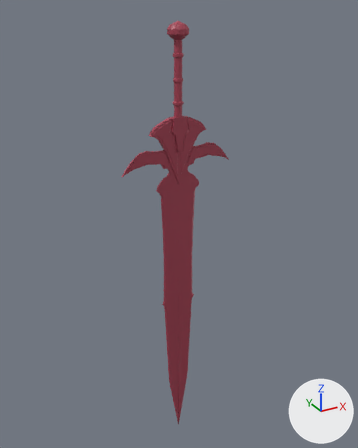
An edit to the Blender file Chillmourne/bootleg_frostmourne.blend, drawn before and after from the same camera.
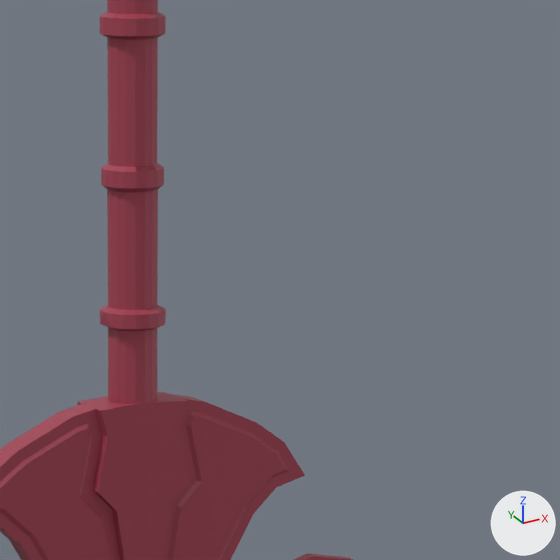
The first picture shows the older version from a 50 mm lens placed at (-9.22, -16.83, 7.67), pointed at (0.35, 0.56, -1.03). The close-ups show both versions on the part from 44% to 69% of the width and 11% to 32% of the height of that picture; other places that the commit changed are outside them. The lights are fixed; the arrows at lower right show +X, +Y and +Z.

Before the edit, the objects in view are built like this:
```python
me_cube = bpy.data.meshes.new('Cube')
me_cube.from_pydata(...)  # 528 vertices, 397 faces, 44 loose edges; spans x 0.0..2.4, y -0.2..0.0, z -11.9..3.8
me_cube.materials.append(mat_material)  # red #a54053
me_cube_001 = bpy.data.meshes.new('Cube.001')
me_cube_001.from_pydata(...)  # 248 vertices, 209 faces, 1 loose edge; spans x -0.07..0.4, y -0.4..0.0, z -0.01..3.42
me_cube_001.materials.append(mat_material)  # red #a54053
ob_blade = bpy.data.objects.new('Blade', me_cube)
ob_blade.location = (0.0, 0.0, 0.0)
_m = ob_blade.modifiers.new('Mirror', 'MIRROR')
_m.use_axis = (True, True, False)
ob_handle = bpy.data.objects.new('Handle', me_cube_001)
ob_handle.location = (0.0, 0.0, 3.778)
_m = ob_handle.modifiers.new('Mirror', 'MIRROR')
_m.use_axis = (True, True, False)
```
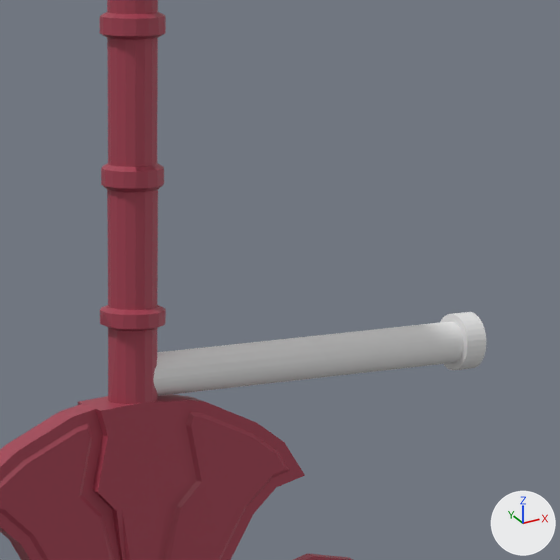
The change in detail:
Mesh me_circle is new.
It has 189 vertices, 140 faces and spans x -1.4..1.4, y -1.4..1.4, z 0.0..19.1.
Object 'Circle' (ob_circle) is new; it shows me_circle.
Its location is (0.0, -0.002, 3.913).
Its rotation in degrees is (0, 90, 0).
Its scale is (0.135, 0.135, 0.135).
It gains a MIRROR modifier named 'Mirror'.
Modifier setting: use_axis = (False, False, False).

Where the change shows, as pixel boxes [x1, y1, x2, y2] in the close-ups (560 x 560 px):
'Circle', added
    after: [153, 312, 486, 396]
